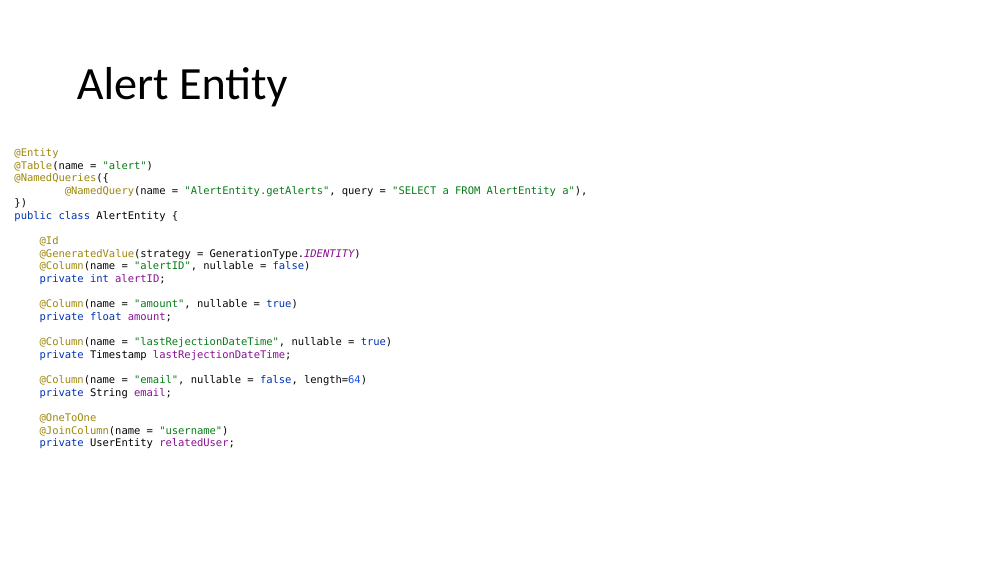
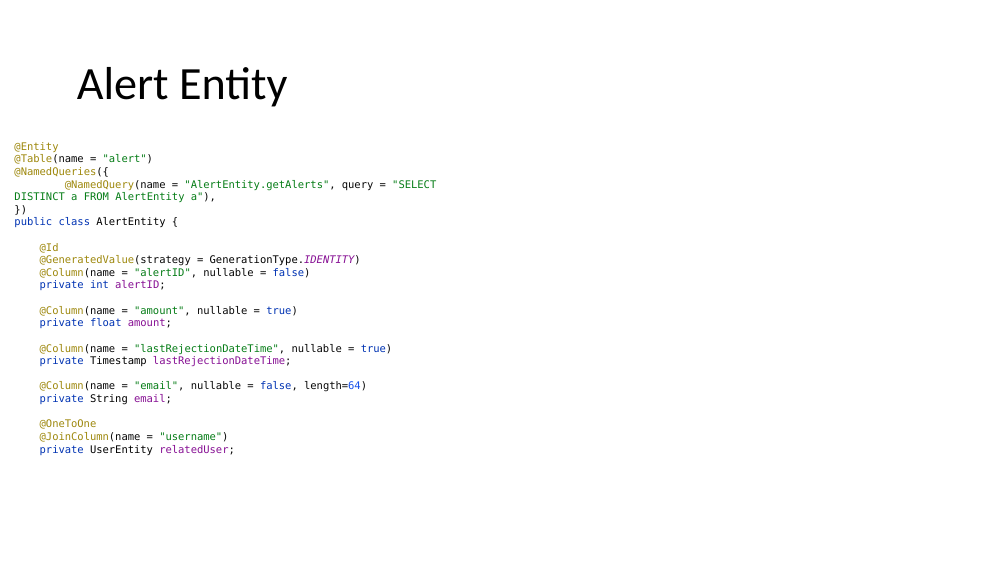
Before and after one commit to priscia99/databases-2-project, a slide deck: slide 38 of Deliverables/Report/Report.pptx. Drawn at 1008x567 pixels with LibreOffice and Linux fonts; fonts in the diff are those of the drawing. Boxes give left, top, right and bottom in pixels: in the first picture for what was removed or moved away, otherwise in the second. Text is boxed around its words. In the diff, an @@ line names an element or a change of style, - is before the commit and + after.

Commit message:
fixed byzantine error on select from db and updated report

```diff
--- a/Deliverables/Report/Report.pptx
+++ b/Deliverables/Report/Report.pptx
@@ text at box(14, 142, 436, 455): text changed @@
-@Entity
-@Table(name = "alert")
-@NamedQueries({
-@NamedQuery(name = "AlertEntity.getAlerts", query = "SELECT a FROM AlertEntity a"),
-})
-public class AlertEntity {
-@Id
-@GeneratedValue(strategy = GenerationType.IDENTITY)
-@Column(name = "alertID", nullable = false)
-private int alertID;
-@Column(name = "amount", nullable = true)
-private float amount;
-@Column(name = "lastRejectionDateTime", nullable = true)
-private Timestamp lastRejectionDateTime;
-@Column(name = "email", nullable = false, length=64)
-private String email;
-@OneToOne
-@JoinColumn(name = "username")
-private UserEntity relatedUser;
+@Entity
+@Table(name = "alert")
+@NamedQueries({
+@NamedQuery(name = "AlertEntity.getAlerts", query = "SELECT DISTINCT a FROM AlertEntity a"),
+})
+public class AlertEntity {
+@Id
+@GeneratedValue(strategy = GenerationType.IDENTITY)
+@Column(name = "alertID", nullable = false)
+private int alertID;
+@Column(name = "amount", nullable = true)
+private float amount;
+@Column(name = "lastRejectionDateTime", nullable = true)
+private Timestamp lastRejectionDateTime;
+@Column(name = "email", nullable = false, length=64)
+private String email;
+@OneToOne
+@JoinColumn(name = "username")
+private UserEntity relatedUser;
```
Also in this commit, not shown: 2 other slides changed, 4 other files.
